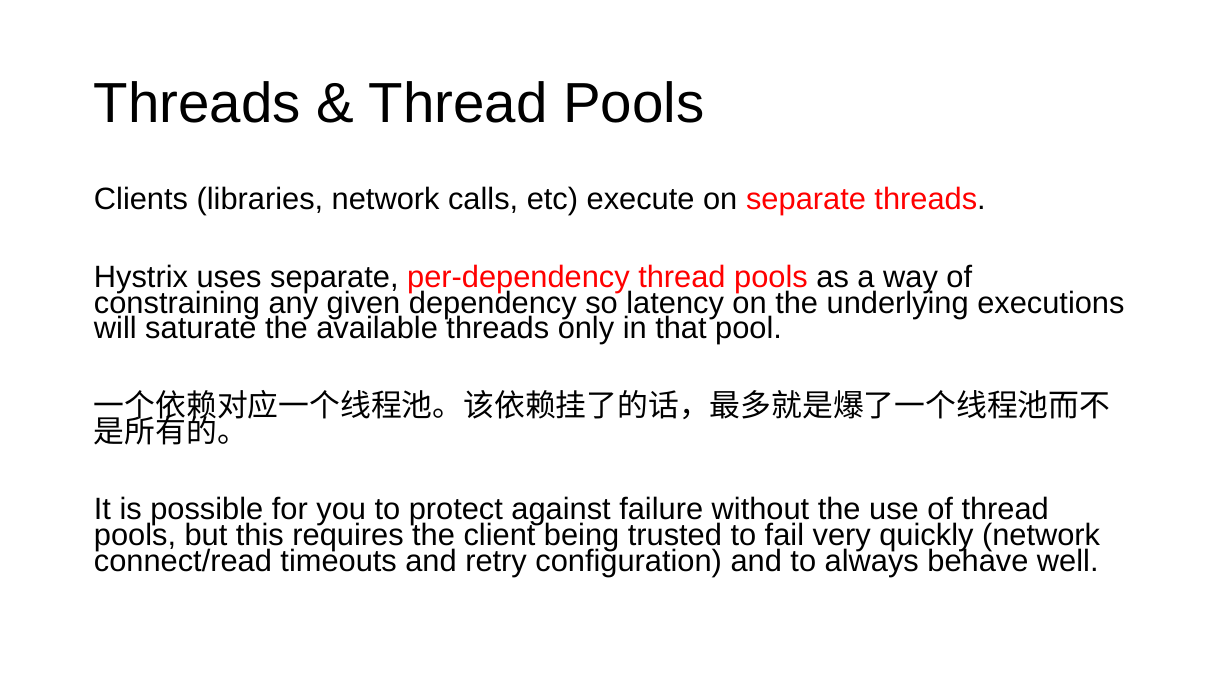
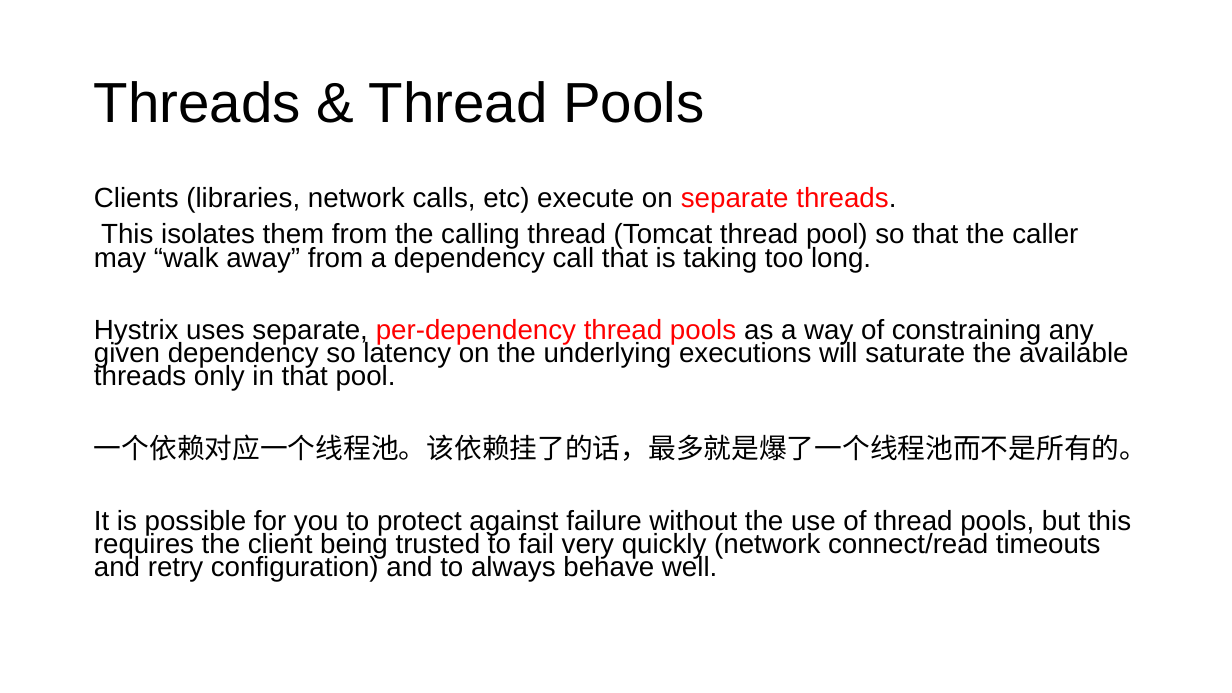
Before and after one commit to zy475459736/progress, a slide deck: slide 16 of springboot/hystrix/hystrix.pptx (slide 9 before the commit). Drawn at 1232x693 pixels with LibreOffice and Linux fonts; fonts in the diff are those of the drawing. Boxes give left, top, right and bottom in pixels: in the first picture for what was removed or moved away, otherwise in the second. Text is boxed around its words. In the diff, an @@ line names an element or a change of style, - is before the commit and + after.

```diff
--- a/springboot/hystrix/hystrix.pptx
+++ b/springboot/hystrix/hystrix.pptx
@@ text at bbox=[94, 187, 1147, 582]: size 24 to 21.6 pt in "Clients (libraries, network calls, etc) execute on ...", "Hystrix uses separate, per-dependency thread pools as ...", "一个依赖对应一个线程池。该依赖挂了的话，最多就是爆了一个线程池而不是所有的。", "It is possible for you to protect ..." @@
@@ text at bbox=[94, 223, 1078, 272]: paragraph added @@
+This isolates them from the calling thread (Tomcat thread pool) so that the caller may “walk away” from a dependency call that is taking too long.
```
Also in this commit, not shown: 10 other slides changed, 15 slides added, 1 slide removed.
